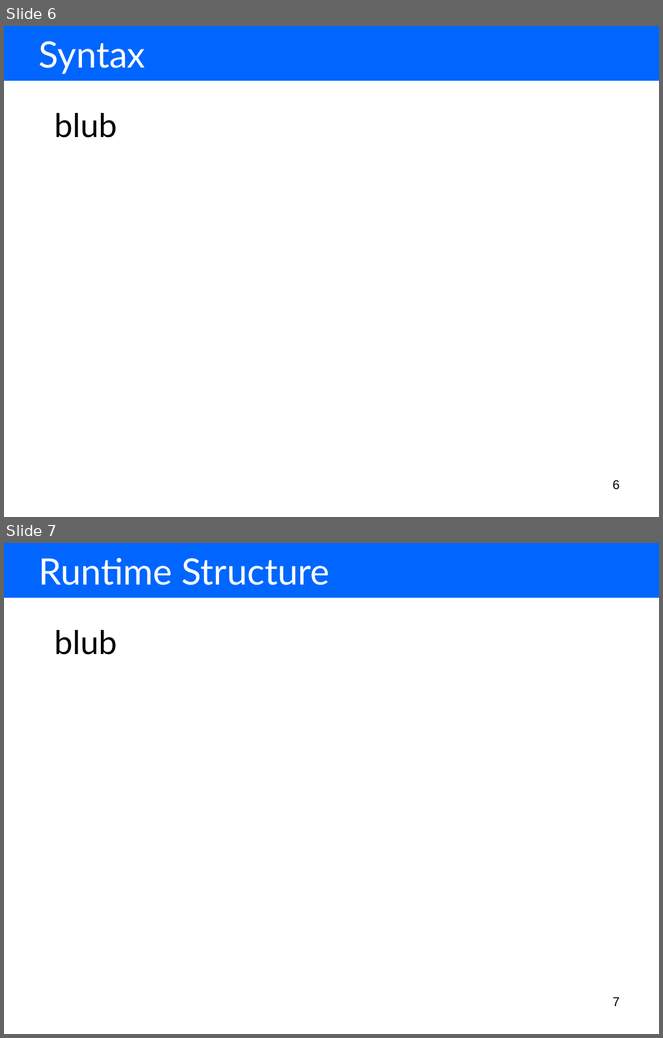
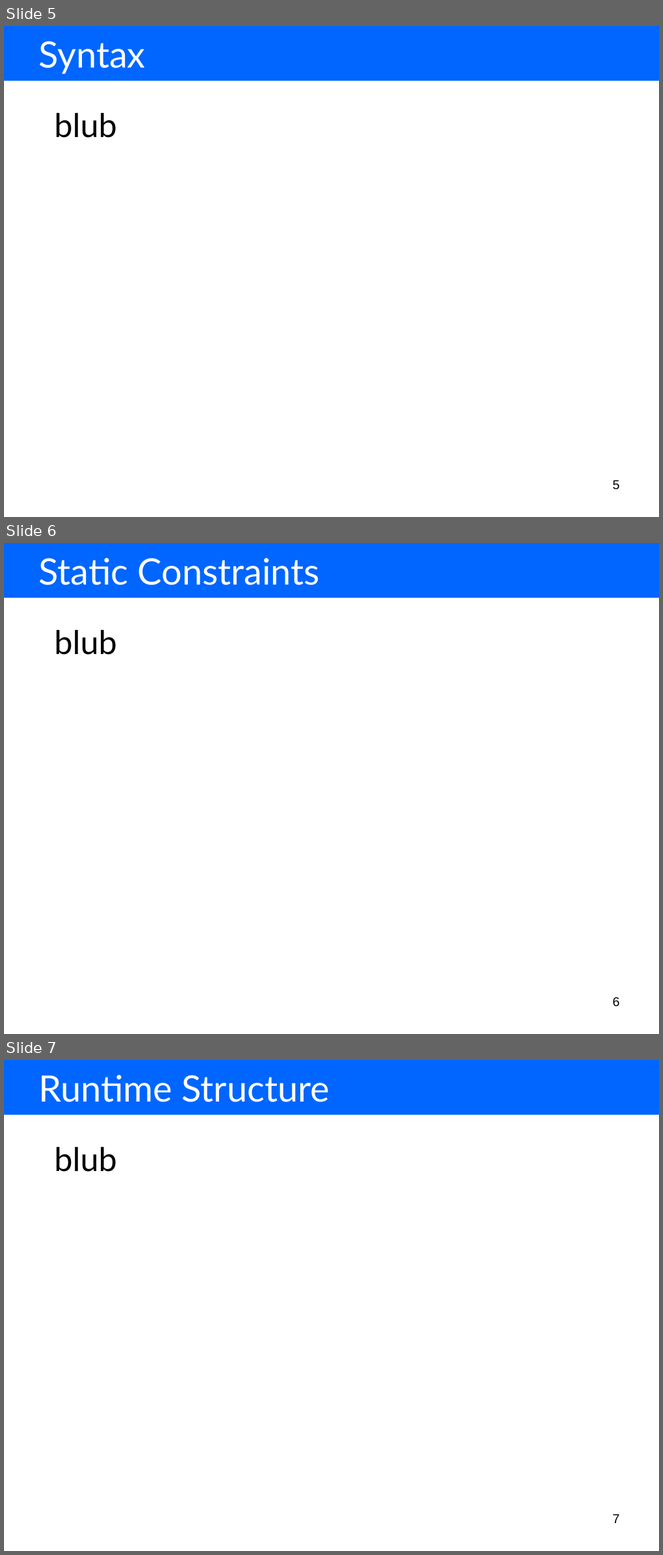
Before and after one commit to markus1978/amof2, a slide deck: hub.sam.stateautomaton/resources/presentation/using our tools for model driven language development.ppt. Shown one above the other, each under a label of ours: slides 6 and 7 before the commit, slides 5, 6 and 7 after it. The pictures are 663x1038 and 663x1555 pixels, drawn with LibreOffice and Linux fonts; fonts in the diff are those of the drawing. Boxes give left, top, right and bottom in pixels: in the first picture for what was removed or moved away, otherwise in the second. Text is boxed around its words. In the diff, an @@ line names an element or a change of style, - is before the commit and + after.

```diff
--- a/hub.sam.stateautomaton/resources/presentation/using our tools for model driven language development.ppt
+++ b/hub.sam.stateautomaton/resources/presentation/using our tools for model driven language development.ppt
@@ slide 6 added at box(4, 543, 659, 1034), background #FFFFFF @@
@@ rectangle added at box(4, 543, 659, 598), fill #0066FF @@
@@ text added at box(38, 558, 320, 585), 40 pt, text #FFFFFF @@
+Static Constraints
@@ text added at box(54, 630, 116, 655), 36 pt, text #000000 @@
+blub
@@ page number added at box(613, 997, 620, 1007), 14 pt, text #000000 @@
+6
@@ what was slide 6 is now slide 5 @@
@@ page number at box(613, 480, 620, 490): text changed @@
-6
+5
```
Also in this commit, not shown: 3 slides changed, 2 other slides added, 1 slide removed, 29 other files.
